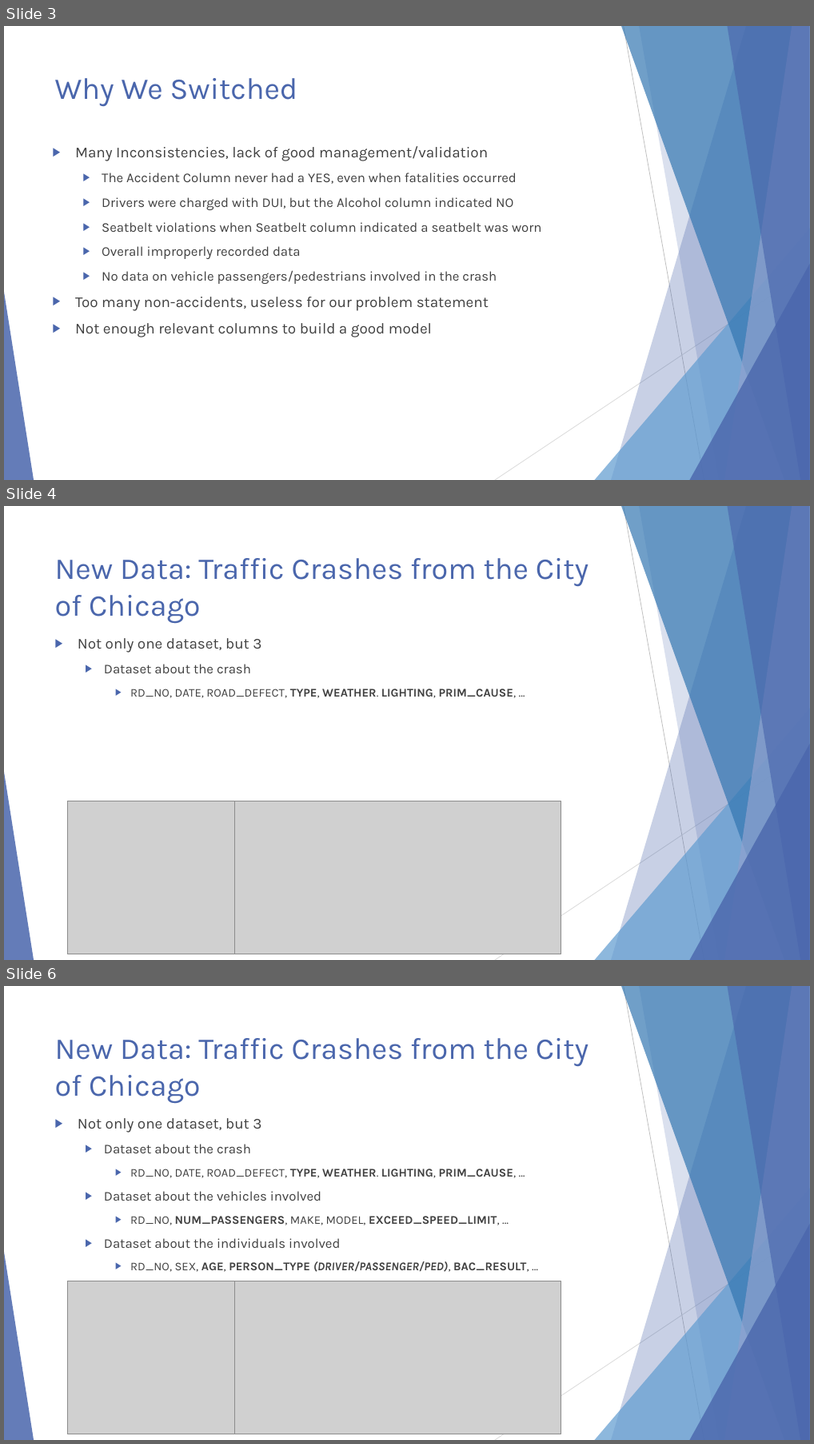
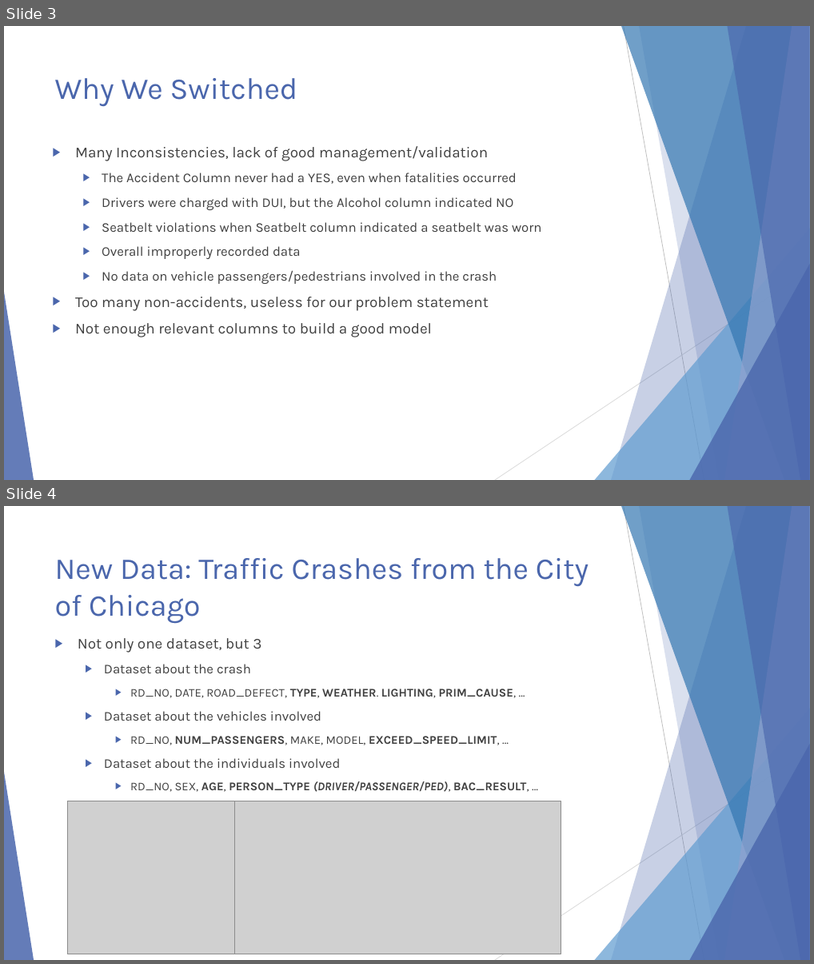
Before and after one commit to ndarwich/Crash-Analysis, a slide deck: Slides/An Investigation.pptx. Shown one above the other, each under a label of ours: slides 3, 4 and 6 before the commit, slides 3 and 4 after it; the slides between them are not shown. The pictures are 814x1444 and 814x964 pixels, drawn with LibreOffice and Linux fonts; fonts in the diff are those of the drawing; grey boxes stand for pictures. Boxes give left, top, right and bottom in pixels: in the first picture for what was removed or moved away, otherwise in the second. Text is boxed around its words. In the diff, an @@ line names an element or a change of style, - is before the commit and + after.

```diff
--- a/Slides/An Investigation.pptx
+++ b/Slides/An Investigation.pptx
@@ slide 4 removed at box(4, 506, 810, 960), background #FFFFFF; not listed: 10 template elements that a slide beside it also shows @@
@@ title removed at box(55, 558, 589, 623) @@
-New Data: Traffic Crashes from the City of Chicago
@@ text removed at box(78, 638, 517, 698) @@
-▶ Not only one dataset, but 3
-  ▶ Dataset about the crash
-    ▶ RD_NO, DATE, ROAD_DEFECT, TYPE, WEATHER. LIGHTING, PRIM_CAUSE, …
@@ picture removed at box(67, 800, 235, 954) @@
@@ picture removed at box(235, 801, 561, 954) @@
@@ what was slide 6 is now slide 4 @@
```
Also in this commit, not shown: 3 slides changed, 1 other slide removed.
